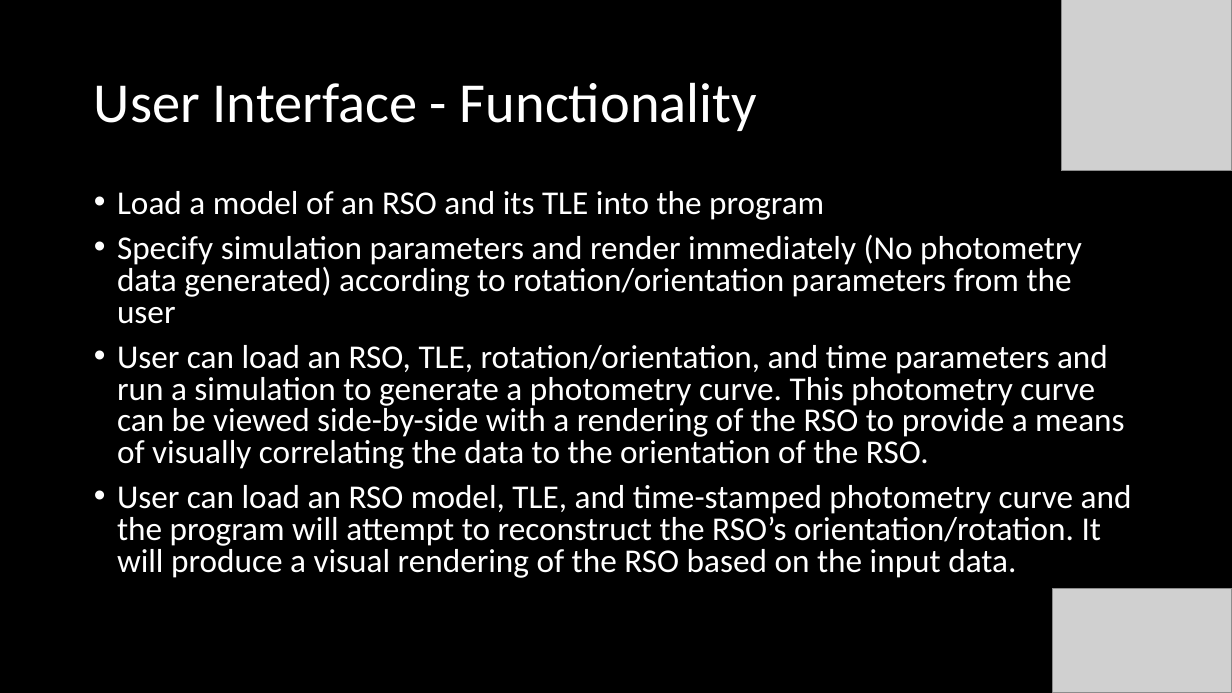
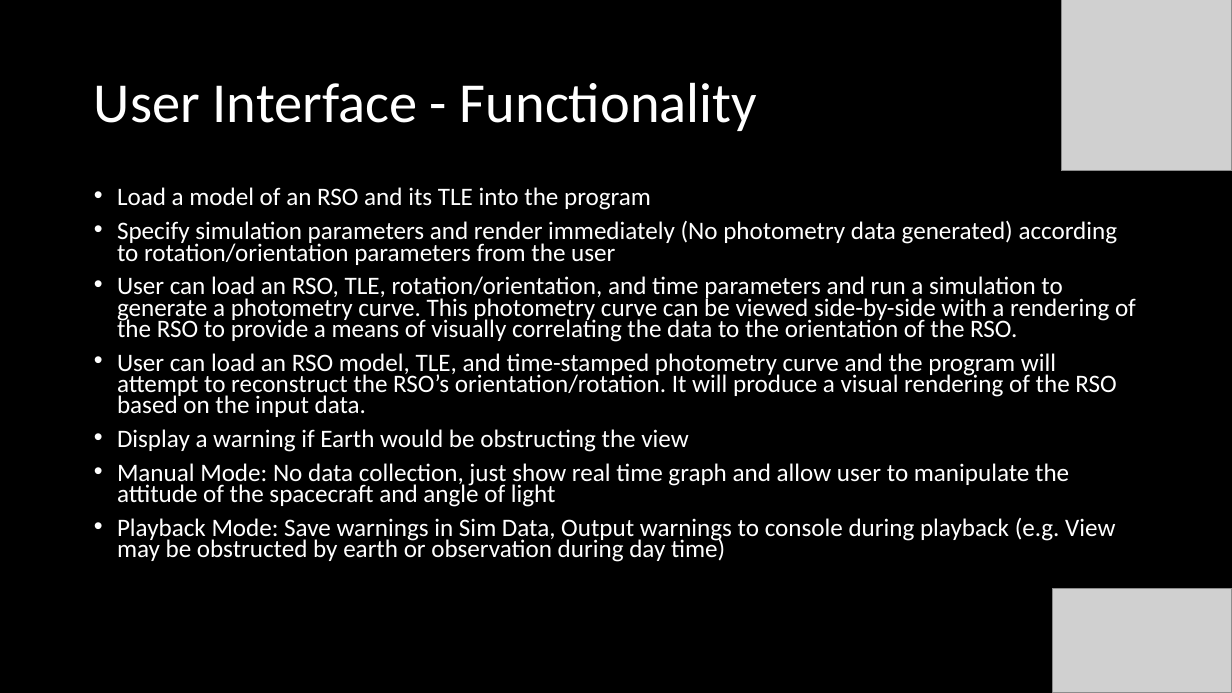
Before and after one commit to henry-valentine/COMPASS, a slide deck: slide 11 of documentation/COMPASS Project Status Document.pptx. Drawn at 1232x693 pixels with LibreOffice and Linux fonts; fonts in the diff are those of the drawing; grey boxes stand for pictures. Boxes give left, top, right and bottom in pixels: in the first picture for what was removed or moved away, otherwise in the second. Text is boxed around its words. In the diff, an @@ line names an element or a change of style, - is before the commit and + after.

```diff
--- a/documentation/COMPASS Project Status Document.pptx
+++ b/documentation/COMPASS Project Status Document.pptx
@@ text at (117,187,1136,417): size 25.9 to 19.6 pt in "Load a model of an RSO and ...", "Specify simulation parameters and render immediately (No ...", "User can load an RSO, TLE, rotation/orientation, ...", "User can load an RSO model, TLE, ..."; line spacing 0.8 to 0.7 @@
@@ text at (117,429,1115,562): paragraphs added @@
+• Display a warning if Earth would be obstructing the view
+• Manual Mode: No data collection, just show real time graph and allow user to manipulate the attitude of the spacecraft and angle of light
+• Playback Mode: Save warnings in Sim Data, Output warnings to console during playback (e.g. View may be obstructed by earth or observation during day time)
```
Also in this commit, not shown: 6 other slides changed, 2 slides added, 7 other files.
